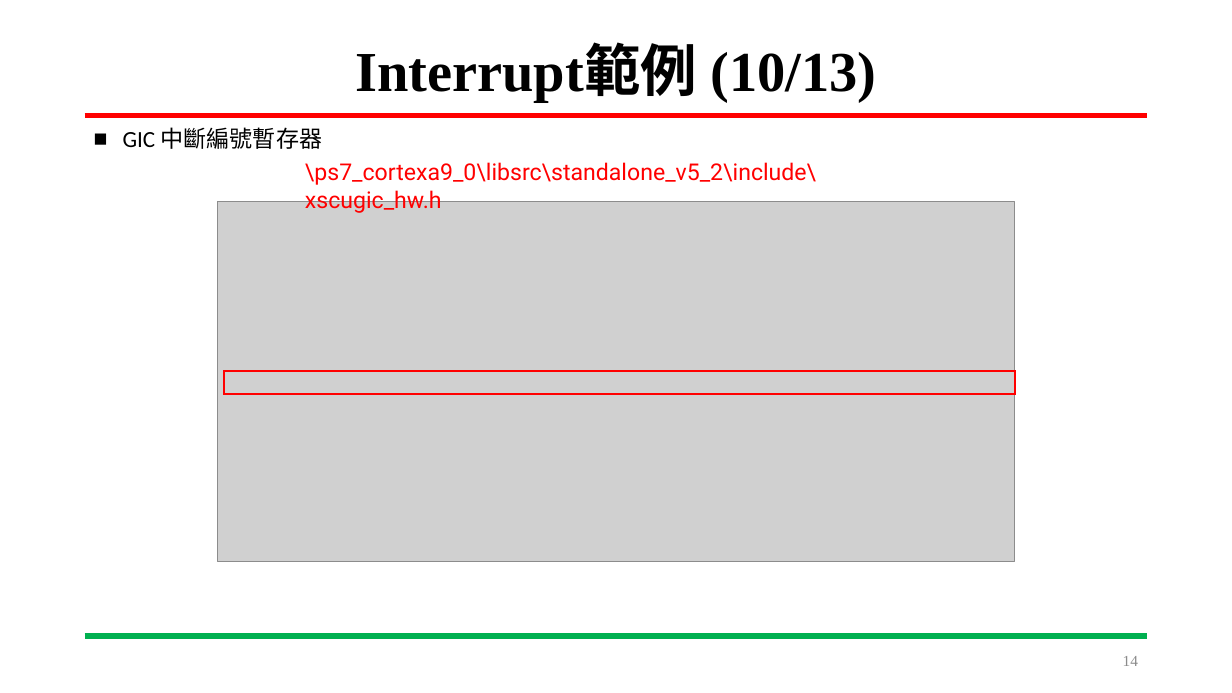
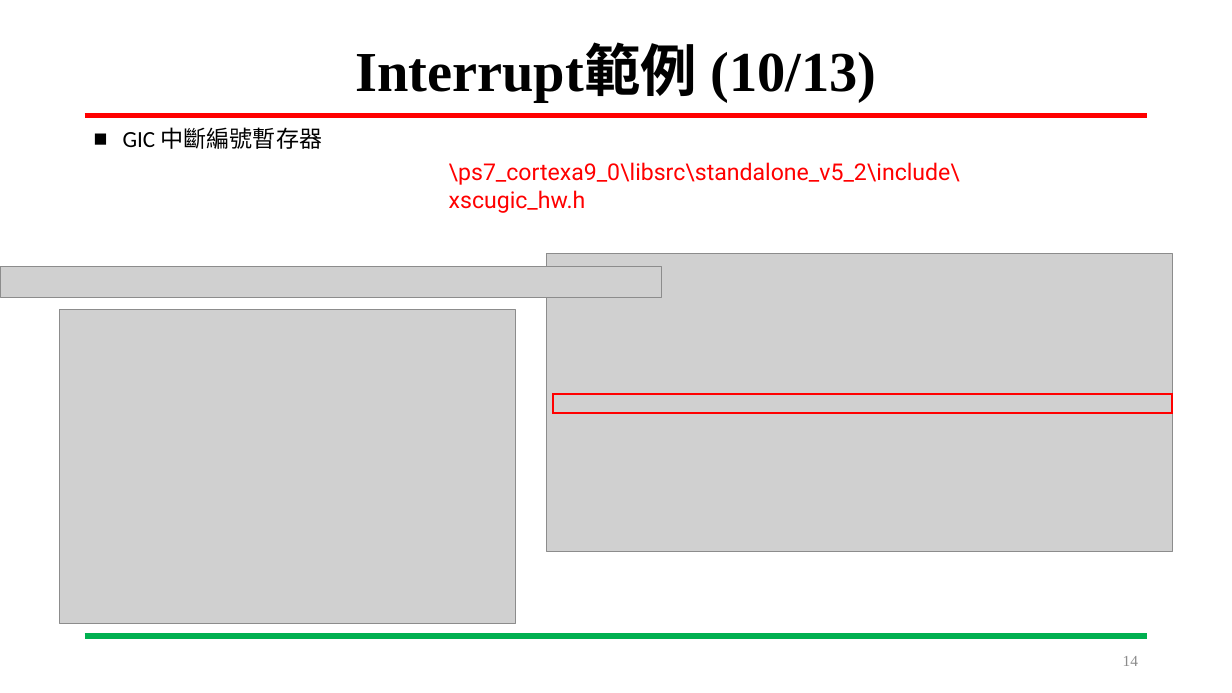
Before and after one commit to LIAO-YANXIANG/SYSTEM-ON-CHIP-DESIGN, a slide deck: slide 14 of DevelopmentLog/Pingpong.pptx. Drawn at 1232x693 pixels with LibreOffice and Linux fonts; fonts in the diff are those of the drawing; grey boxes stand for pictures. Boxes give left, top, right and bottom in pixels: in the first picture for what was removed or moved away, otherwise in the second. Text is boxed around its words. In the diff, an @@ line names an element or a change of style, - is before the commit and + after.

```diff
--- a/DevelopmentLog/Pingpong.pptx
+++ b/DevelopmentLog/Pingpong.pptx
@@ text "\ps7_cortexa9_0\libsrc\standalone_v5_2\include\ xscugic_hw.h": place and size @@
-text "\ps7_cortexa9_0\libsrc\standalone_v5_2\include\ xscugic_hw.h" at (305, 162, 816, 213)
+text "\ps7_cortexa9_0\libsrc\standalone_v5_2\include\ xscugic_hw.h" at (449, 162, 960, 213)
@@ picture added at (0, 266, 662, 298) @@
@@ picture: place and size @@
-picture at (217, 201, 1015, 561)
+picture at (547, 254, 1173, 552)
@@ picture added at (60, 310, 516, 624) @@
@@ rectangle: place and size @@
-rectangle at (225, 371, 1015, 394)
+rectangle at (553, 394, 1173, 413)
```
Also in this commit, not shown: 3 other slides changed.
